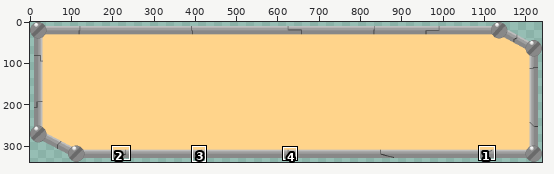
Edited in one commit: pixel-art file (graphics_inherent/Text_Box_001.aseprite). Above, an overview of the earlier version with the close-up marked.
Close-up. As it was:
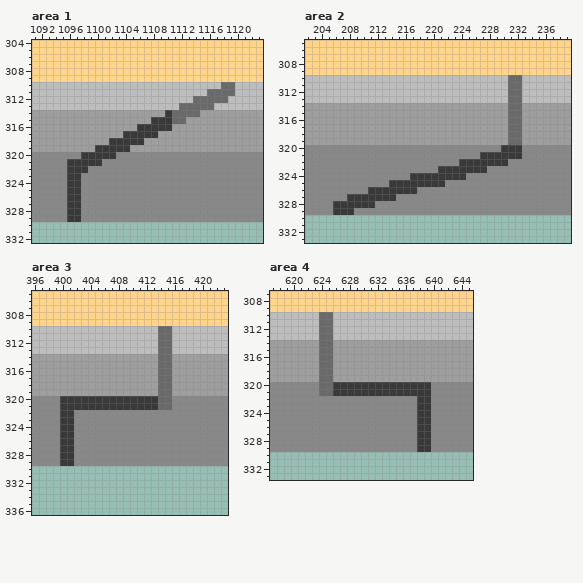
1240x340 pixels, 1 frame. Shown: area 1: x 1091..1123, y 304..332; area 2: x 202..239, y 305..333; area 3: x 396..423, y 305..336; area 4: x 617..645, y 307..333. The commit also changed other parts of the picture, which this record leaves out.
After the commit:
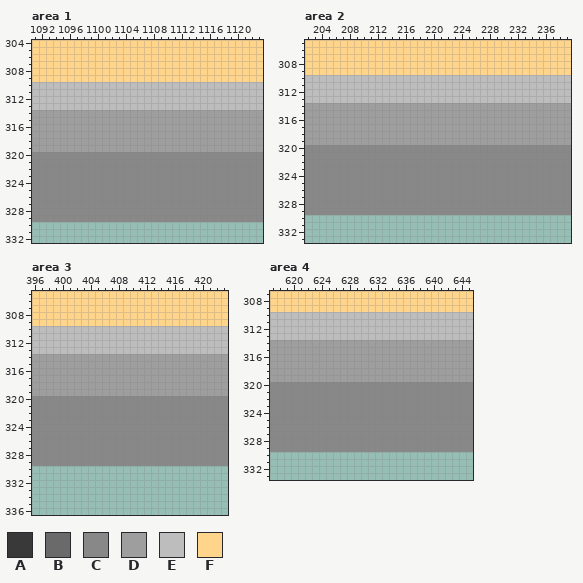
Palette (. is transparent): A #393939  B #6a6a6a  C #888888  D #9e9e9e  E #bdbdbd  F #ffd48b
Edits made:
Area 1, layer "Layer 2":
y 310: x 1118..1119 BB -> EE
y 311: x 1116..1119 BBBB -> EEEE
y 312: x 1114..1118 BBBBB -> EEEEE
y 313: x 1112..1116 BBBBB -> EEEEE
y 314: x 1110..1114 ABBBB -> DDDDD
y 315: x 1108..1112 AAABB -> DDDDD
y 316: x 1106..1110 AAAAA -> DDDDD
y 317: x 1104..1108 AAAAA -> DDDDD
y 318: x 1102..1106 AAAAA -> DDDDD
y 319: x 1100..1104 AAAAA -> DDDDD
y 320: x 1098..1102 AAAAA -> CCCCC
y 321: x 1096..1100 AAAAA -> CCCCC
y 322: x 1096..1098 AAA -> CCC
y 323..329: x 1096..1097 AA -> CC
Area 2, layer "Layer 2":
y 310..313: x 231..232 BB -> EE
y 314..319: x 231..232 BB -> DD
y 320: x 230..232 AAA -> CCC
y 321: x 227..232 AAAAAA -> CCCCCC
y 322: x 224..230 AAAAAAA -> CCCCCCC
y 323: x 221..227 AAAAAAA -> CCCCCCC
y 324: x 217..224 AAAAAAAA -> CCCCCCCC
y 325: x 214..221 AAAAAAAA -> CCCCCCCC
y 326: x 211..217 AAAAAAA -> CCCCCCC
y 327: x 208..214 AAAAAAA -> CCCCCCC
y 328: x 206..211 AAAAAA -> CCCCCC
y 329: x 206..208 AAA -> CCC
Area 3, layer "Layer 2":
y 310..313: x 414..415 BB -> EE
y 314..319: x 414..415 BB -> DD
y 320..321: x 400..415 AAAAAAAAAAAAAABB -> CCCCCCCCCCCCCCCC
y 322..329: x 400..401 AA -> CC
Area 4, layer "Layer 2":
y 310..313: x 624..625 BB -> EE
y 314..319: x 624..625 BB -> DD
y 320..321: x 624..639 BBAAAAAAAAAAAAAA -> CCCCCCCCCCCCCCCC
y 322..329: x 638..639 AA -> CC
Where, in picture pixels (left, top, right, bottom), the same in both close-ups:
changed: (67, 82, 235, 222)
changed: (333, 75, 522, 215)
changed: (60, 326, 172, 466)
changed: (319, 312, 431, 452)
